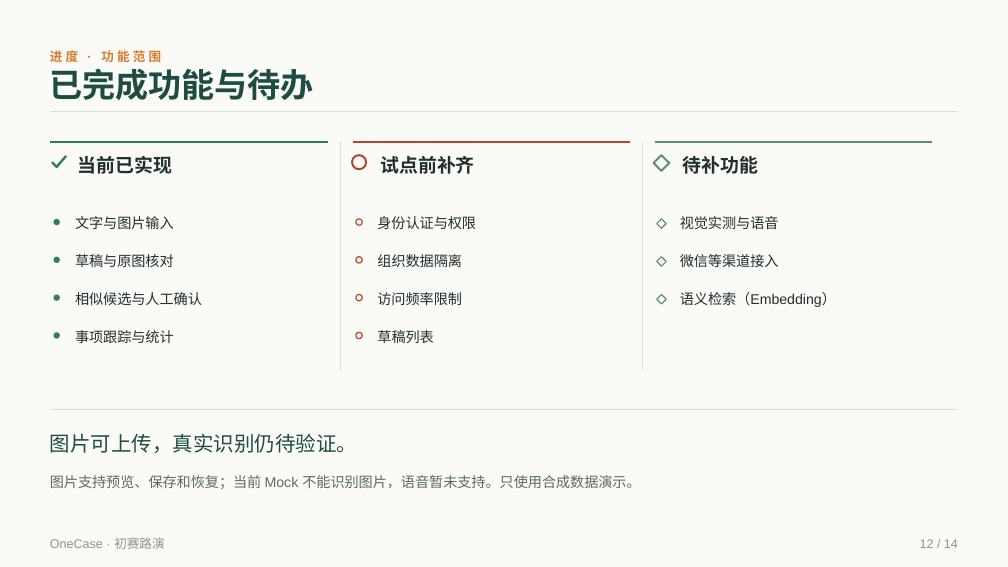
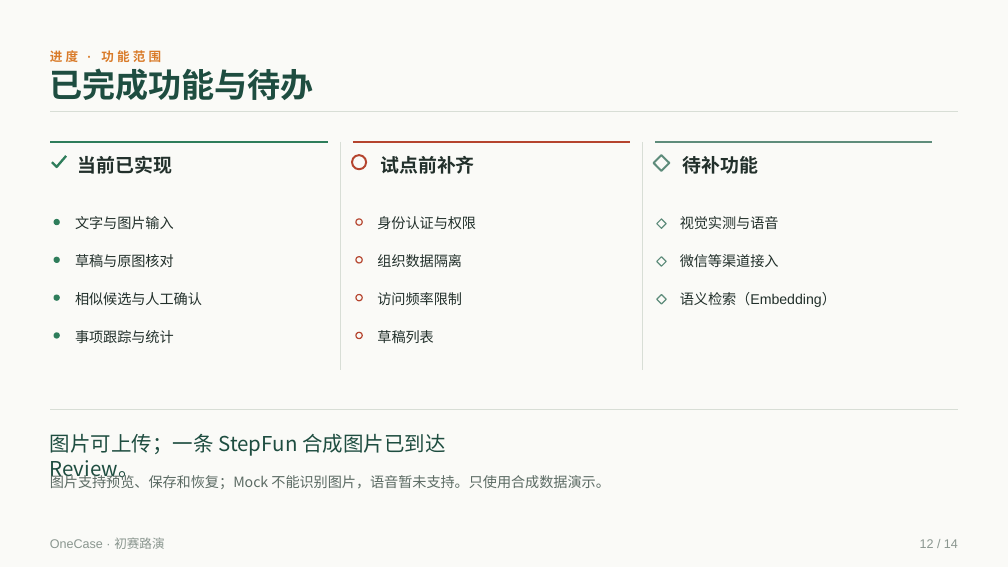
Before and after one commit to qrx-joe/OneCase, a slide deck: slide 12 of docs/competition/preliminary-2026/个人参赛版/AI+民生-个人参赛-OneCase-v2.pptx. Drawn at 1008x567 pixels with LibreOffice and Linux fonts; fonts in the diff are those of the drawing. Boxes give left, top, right and bottom in pixels: in the first picture for what was removed or moved away, otherwise in the second. Text is boxed around its words. In the diff, an @@ line names an element or a change of style, - is before the commit and + after.

```diff
--- a/docs/competition/preliminary-2026/个人参赛版/AI+民生-个人参赛-OneCase-v2.pptx
+++ b/docs/competition/preliminary-2026/个人参赛版/AI+民生-个人参赛-OneCase-v2.pptx
@@ text at <box>50,434,446,482</box>: text changed @@
-图片可上传，真实识别仍待验证。
+图片可上传；一条 StepFun 合成图片已到达 Review。
@@ text at <box>50,473,609,489</box>: text changed @@
-图片支持预览、保存和恢复；当前 Mock 不能识别图片，语音暂未支持。只使用合成数据演示。
+图片支持预览、保存和恢复；Mock 不能识别图片，语音暂未支持。只使用合成数据演示。
```
Also in this commit, not shown: 3 other slides changed, 4 other files.
